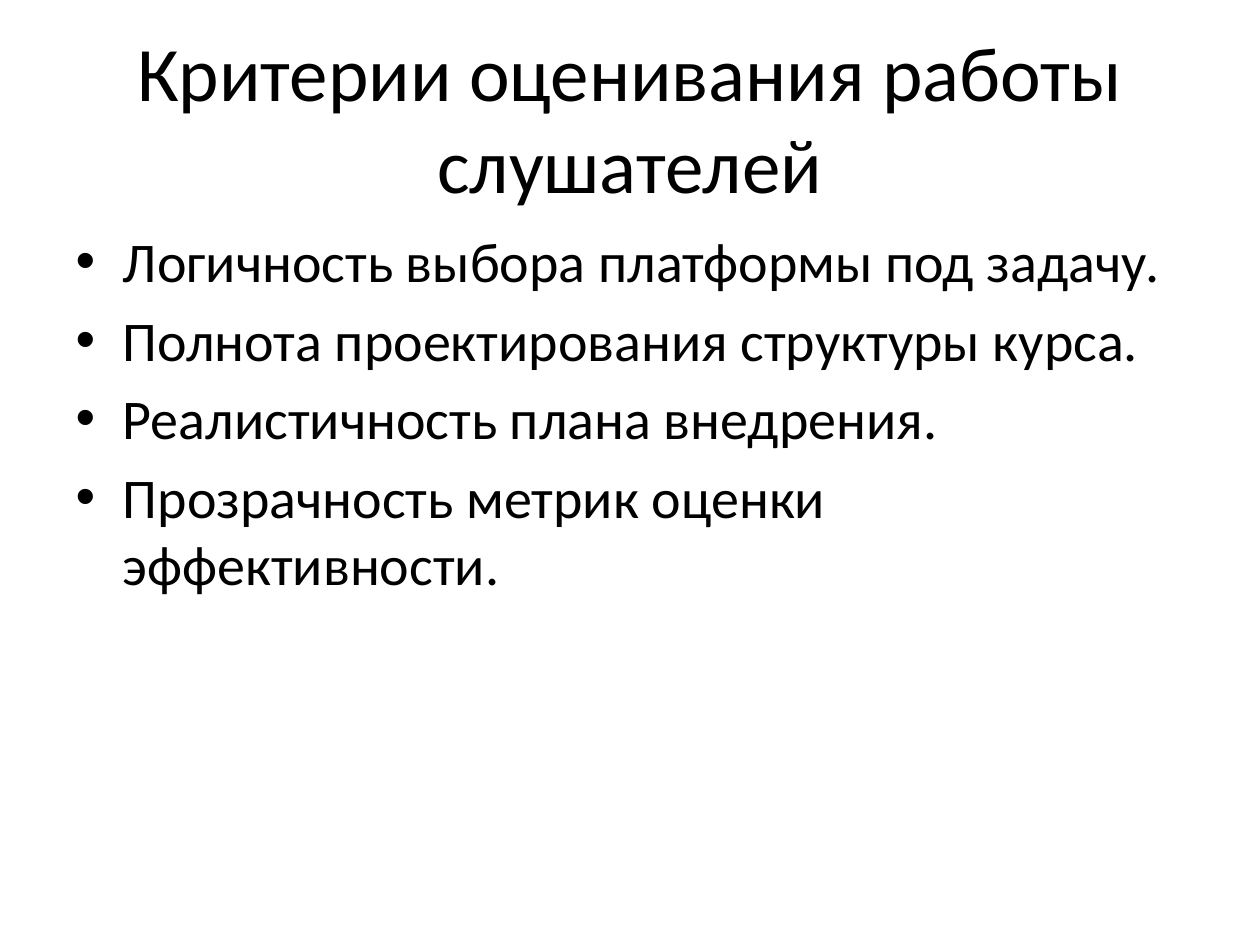
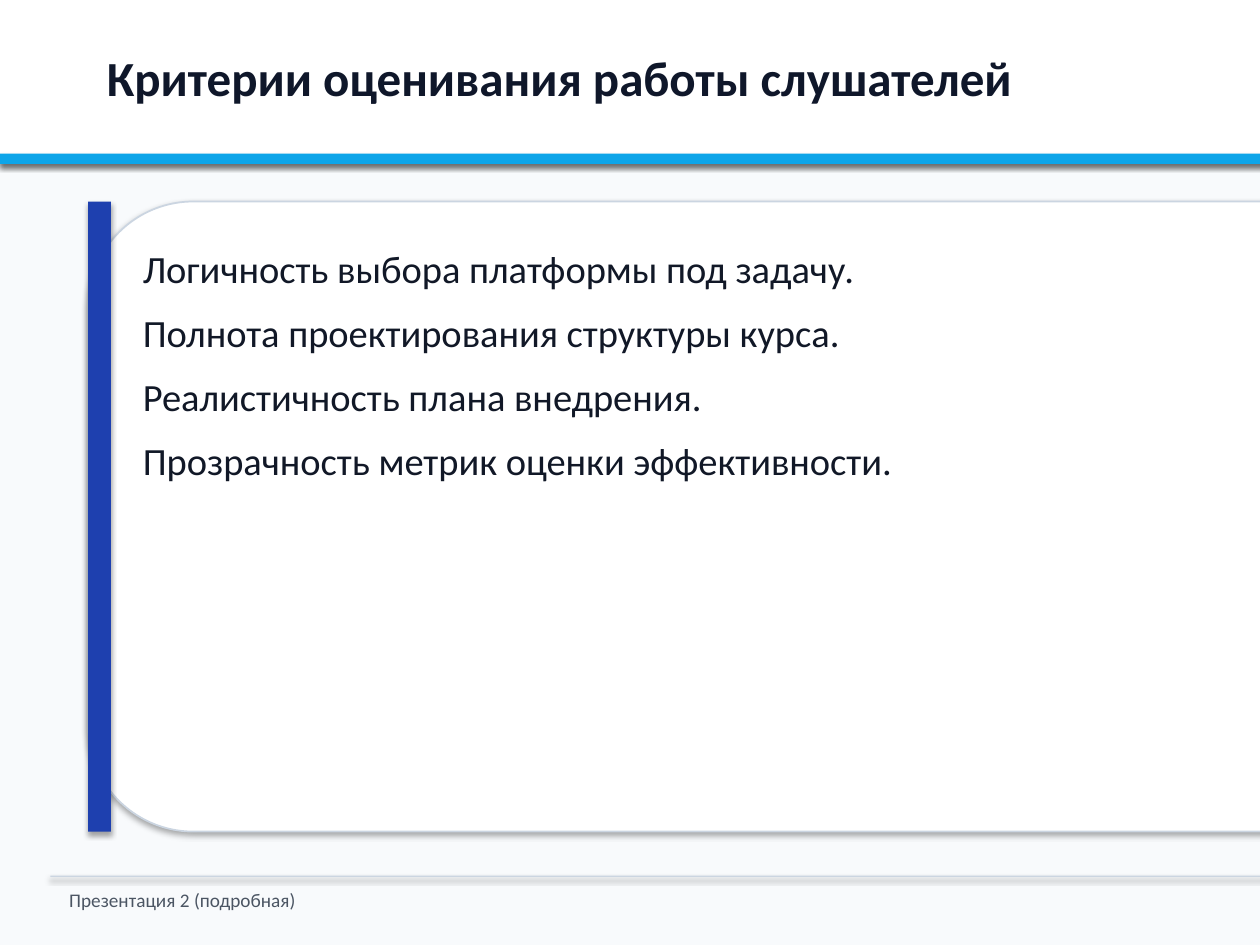
Before and after one commit to NastyaKL95/lms, a slide deck: slide 28 of presentation-topic-2-detailed.pptx. Drawn at 1260x945 pixels with LibreOffice and Linux fonts; fonts in the diff are those of the drawing. Boxes give left, top, right and bottom in pixels: in the first picture for what was removed or moved away, otherwise in the second. Text is boxed around its words. In the diff, an @@ line names an element or a change of style, - is before the commit and + after.

```diff
--- a/presentation-topic-2-detailed.pptx
+++ b/presentation-topic-2-detailed.pptx
@@ background #FFFFFF to #F8FAFC @@
@@ rectangle added at box(0, 0, 1260, 164), fill #FFFFFF @@
@@ text "Критерии оценивания работы слушателей": place and size @@
-text "Критерии оценивания работы слушателей" at box(137, 48, 1121, 206)
+text "Критерии оценивания работы слушателей" at box(107, 62, 1012, 104)
@@ text "Критерии оценивания работы слушателей" at box(107, 62, 1012, 104): size 44 to 28 pt, text colour #000000 to #0F172A, bold on; alignment centre to left; vertical alignment middle to top @@
@@ rectangle added at box(0, 154, 1260, 164), fill #0EA5E9 @@
@@ rounded rectangle added at box(88, 202, 1260, 832), fill #FFFFFF, outline #CBD5E1 1 pt @@
@@ rectangle added at box(88, 202, 111, 832), fill #1E40AF @@
@@ text "Логичность выбора платформы под задачу.": place and size @@
-text "Логичность выбора платформы под задачу." at box(123, 244, 1160, 595)
+text "Логичность выбора платформы под задачу." at box(143, 257, 891, 482)
@@ text "Логичность выбора платформы под задачу." at box(143, 257, 891, 482): size 32 to 22 pt, text colour #000000 to #111827; bullet • to none; more space between paragraphs @@
@@ rectangle added at box(50, 876, 1260, 877), fill #CBD5E1 @@
@@ text added at box(69, 893, 295, 910), 11 pt, text #4B5563 @@
+Презентация 2 (подробная)
```
Also in this commit, not shown: 26 other slides changed, 1 slide added, 1 slide removed, 2 other files.
